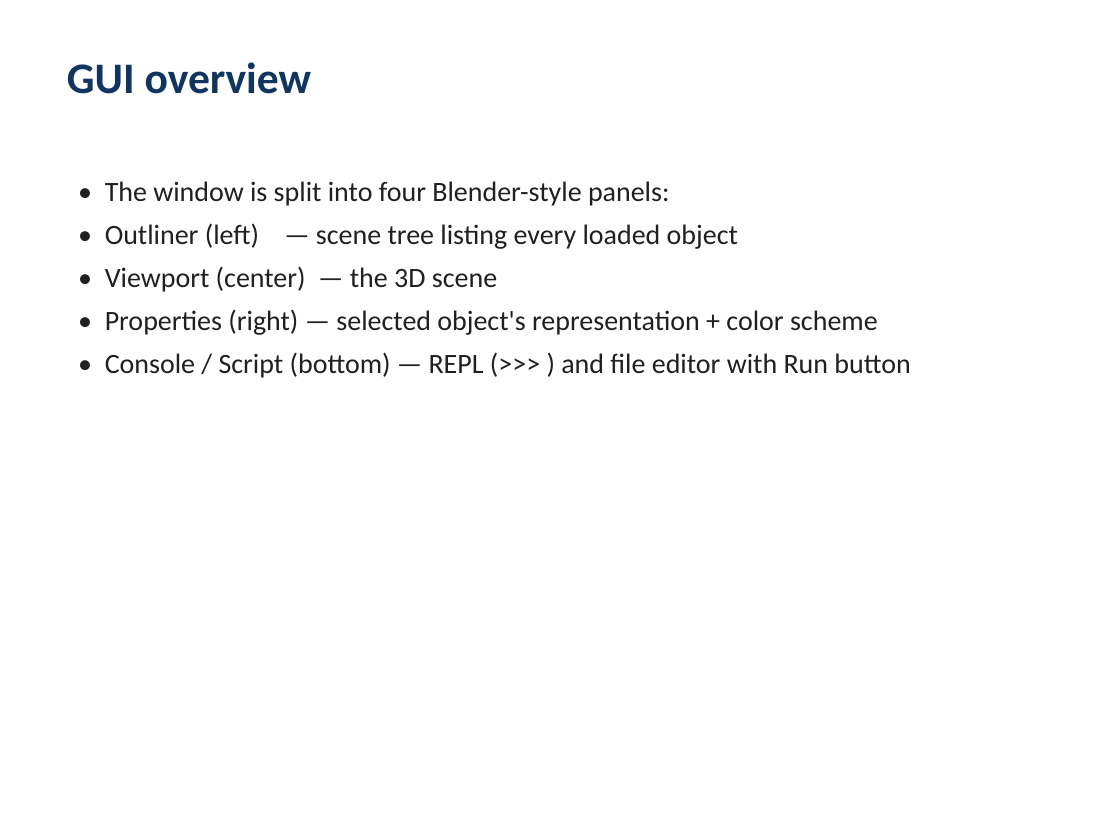
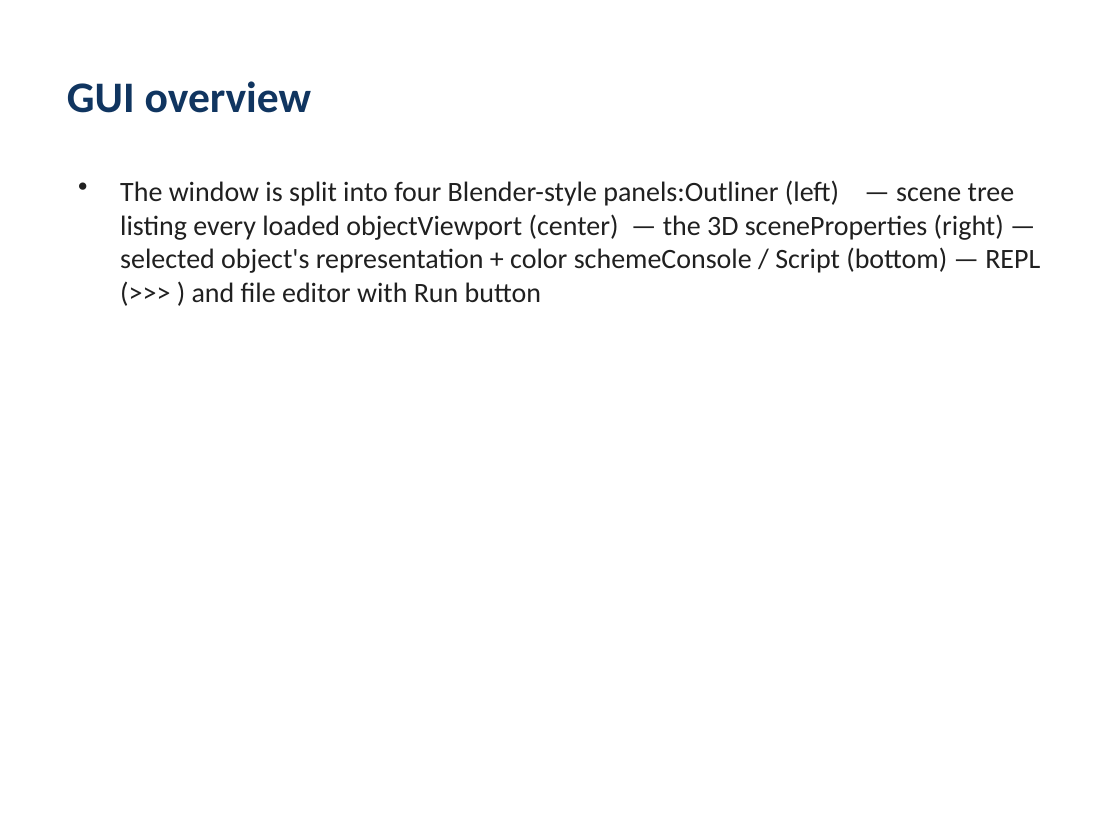
Before and after one commit to kekegg/protein-studio, a slide deck: slide 3 of docs/UserGuide.pptx. Drawn at 1120x840 pixels with LibreOffice and Linux fonts; fonts in the diff are those of the drawing. Boxes give left, top, right and bottom in pixels: in the first picture for what was removed or moved away, otherwise in the second. Text is boxed around its words. In the diff, an @@ line names an element or a change of style, - is before the commit and + after.

```diff
--- a/docs/UserGuide.pptx
+++ b/docs/UserGuide.pptx
@@ text "GUI overview" at (67,81,312,113): vertical alignment top to middle @@
@@ text at (120,180,1040,302): text changed @@
-• The window is split into four Blender-style panels:
-• Outliner (left) — scene tree listing every loaded object
-• Viewport (center) — the 3D scene
-• Properties (right) — selected object's representation + color scheme
-• Console / Script (bottom) — REPL (>>> ) and file editor with Run button
+The window is split into four Blender-style panels:Outliner (left) — scene tree listing every loaded objectViewport (center) — the 3D sceneProperties (right) — selected object's representation + color schemeConsole / Script (bottom) — REPL (>>> ) and file editor with Run button
```
Also in this commit, not shown: 10 other slides changed, 1 slide added, 8 other files.
